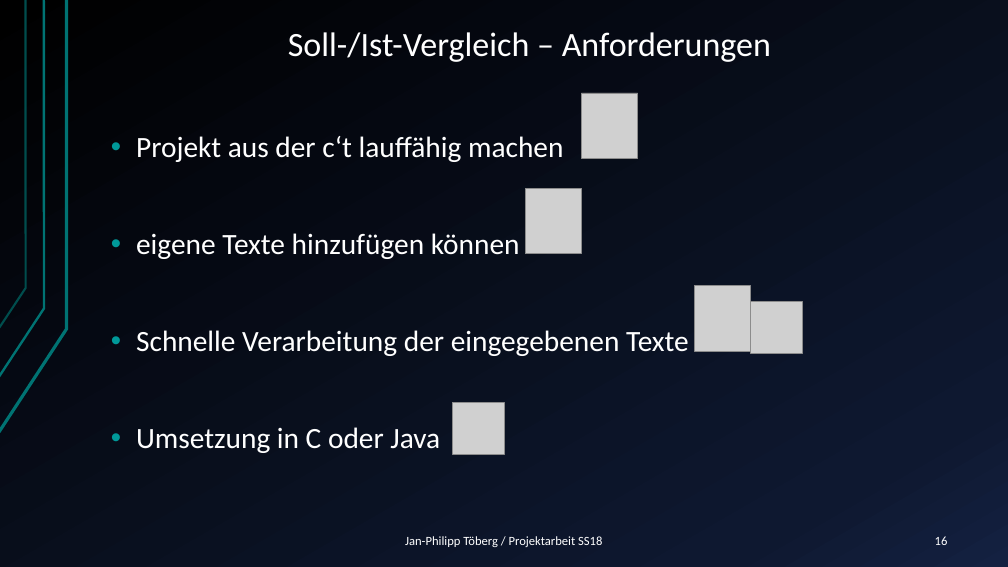
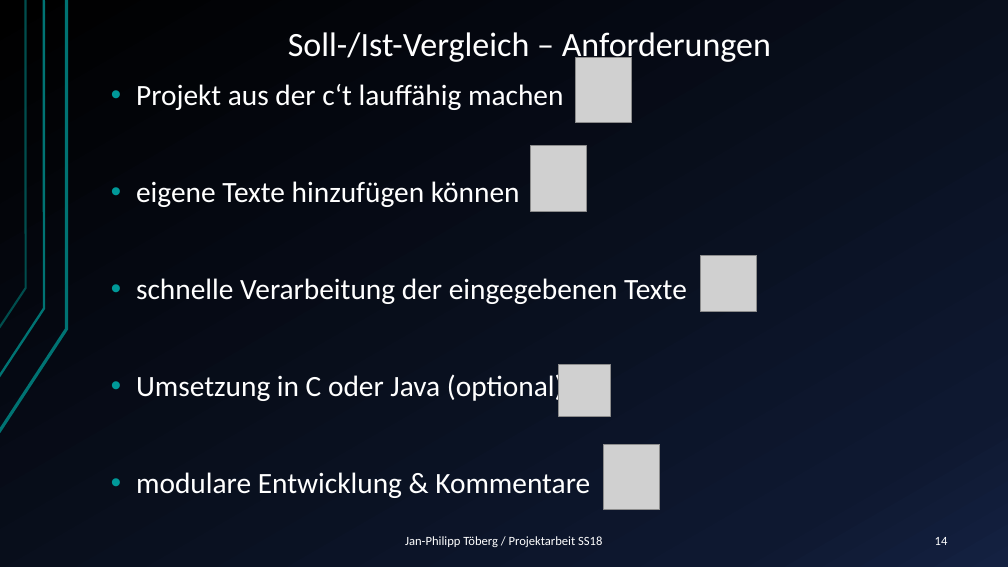
Before and after one commit to Janfiderheld/Drahtloses-Tuerschild-PA, a slide deck: slide 14 of Dokumentation/Kolloquium Janfi.pptx (slide 16 before the commit). Drawn at 1008x567 pixels with LibreOffice and Linux fonts; fonts in the diff are those of the drawing; grey boxes stand for pictures. Boxes give left, top, right and bottom in pixels: in the first picture for what was removed or moved away, otherwise in the second. Text is boxed around its words. In the diff, an @@ line names an element or a change of style, - is before the commit and + after.

```diff
--- a/Dokumentation/Kolloquium Janfi.pptx
+++ b/Dokumentation/Kolloquium Janfi.pptx
@@ picture: place and size @@
-picture at box(582, 93, 637, 159)
+picture at box(575, 57, 631, 123)
@@ picture: place and size @@
-picture at box(525, 188, 581, 254)
+picture at box(530, 146, 586, 212)
@@ picture added at box(700, 256, 756, 312) @@
@@ text at box(136, 278, 687, 498): text changed @@
-• Schnelle Verarbeitung der eingegebenen Texte
-• Umsetzung in C oder Java
+• schnelle Verarbeitung der eingegebenen Texte
+• Umsetzung in C oder Java (optional)
+• modulare Entwicklung & Kommentare
@@ picture removed at box(751, 302, 802, 353) @@
@@ picture: place and size @@
-picture at box(452, 402, 504, 454)
+picture at box(559, 364, 610, 416)
@@ picture: place and size @@
-picture at box(694, 286, 750, 352)
+picture at box(603, 444, 659, 510)
@@ page number at box(935, 537, 948, 545): text changed @@
-16
+14
```
Also in this commit, not shown: 10 other slides changed, 1 slide removed, 1 other file.
